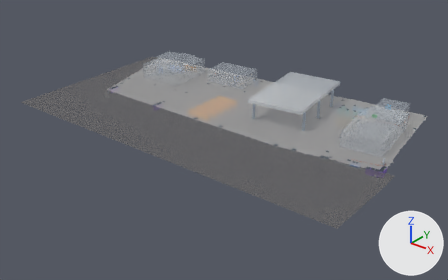
The glTF model portal-proposal/public/sites/models/0589.glb: old version first, new version second.
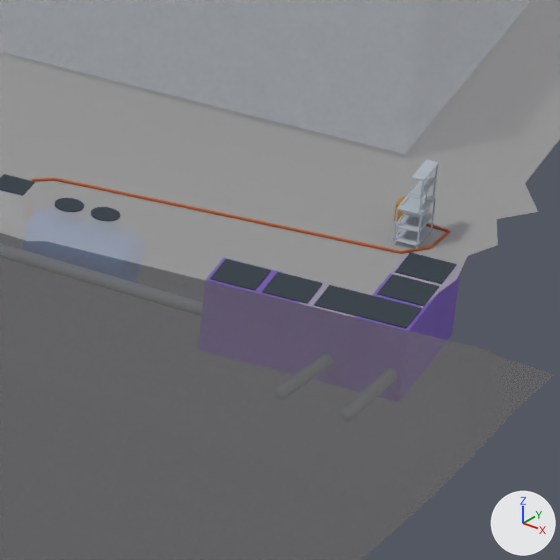
The first picture shows the older version from a 50 mm camera at (105.5, -145.7, 74.7) aimed at (0.1, -13.9, -7.0). The close-ups show the older and then the newer version on the part from 78% to 88% of the width and 52% to 69% of the height of that picture. Only the edits that show in the close-ups are written down. Lighting does not change. The marker at lower right points along +X, +Y and +Z. Where no turn or scale is listed for an object, it has been applied to the vertices. Vertices at exactly the same position are counted once.

Before the edit, the objects in view are built like this:
```python
ob_2__pvc_pipe_from_the_shop_sink_to_the_sump_at_wtt_4 = bpy.data.objects.new('2" PVC pipe from the shop sink to the sump at WTT-4', me_mesh_50)
ob_2__pvc_pipe_from_the_shop_sink_to_the_sump_at_wtt_4.location = (0.0, 0.0, 0.0)
ob_oil_trap_1__east_outfall__along_the_road = bpy.data.objects.new('Oil trap 1 (east outfall, along the road)', me_mesh_128)
ob_oil_trap_1__east_outfall__along_the_road.location = (0.0, 0.0, 0.0)
ob_shop_sink = bpy.data.objects.new('Shop sink', me_mesh_48)
ob_shop_sink.location = (0.0, 0.0, 0.0)
ob_steel_grating_003 = bpy.data.objects.new('Steel grating.003', me_mesh_129)
ob_steel_grating_003.location = (0.0, 0.0, 0.0)
ob_steel_grating_004 = bpy.data.objects.new('Steel grating.004', me_mesh_130)
ob_steel_grating_004.location = (0.0, 0.0, 0.0)
ob_steel_grating_005 = bpy.data.objects.new('Steel grating.005', me_mesh_131)
ob_steel_grating_005.location = (0.0, 0.0, 0.0)
# also in view: 'Steel grating.008' at (51.3, -13.9, 1.0); 'Oil trap 2 (east outfall, along the east boundary)' at (51.4, -15.1, 0.1); 'Highway 4024 and entrances' at (-1.5, -14.9, 0.5); 'Steel grating.007' at (51.4, -15.1, 1.0); 'Forecourt and paving' at (-0.3, 1.1, 1.0)
```
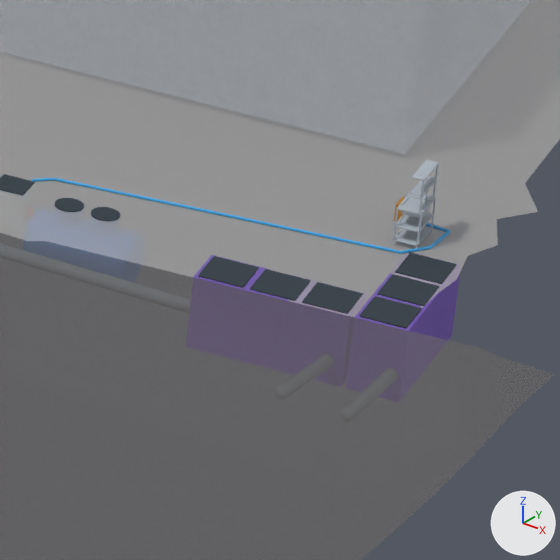
Changed parts and their boxes [x1, y1, x2, y2] in the close-ups (560 x 560 px):
'Steel grating.004', moved: before [262, 272, 323, 304]; after [250, 269, 311, 301]
'Steel grating.003', moved: before [210, 259, 271, 291]; after [198, 256, 259, 288]
'Steel grating.005', moved: before [314, 285, 375, 316]; after [302, 282, 363, 314]
'2" PVC pipe from the shop sink to the sump at WTT-4', recoloured: [31, 178, 451, 254] in both
'Oil trap 1 (east outfall, along the road)', moved: before [205, 258, 300, 304]; after [193, 255, 288, 301]

Diff of the bpy script that builds the scene:
```diff
--- a/portal-proposal/public/sites/models/0589.glb.py
+++ b/portal-proposal/public/sites/models/0589.glb.py
@@ mat_pvcabove @@
+mat_pvcabove = principled_material('pvcAbove')
+mat_pvcabove.base_color = (0.0482, 0.397, 0.791)  # blue #3ea9e6
+mat_pvcabove.roughness = 0.85
@@ me_mesh_50 @@
 me_mesh_50.from_pydata(...)  # 987 vertices, 1660 faces; spans x 42.67..50.98, y -15.78..-12.12, z 0.43..1.02
-me_mesh_50.materials.append(mat_sewerraw)  # orange #b4531a
+me_mesh_50.materials.append(mat_pvcabove)  # blue #3ea9e6
@@ me_mesh_128 @@
 # used by ob_oil_trap_1__east_outfall__along_the_road; location = (0.0, 0.0, 0.0)
-me_mesh_128.from_pydata(...)  # 8 vertices, 12 faces; spans x 47.68..51.2, y -17.28..-15.66, z -0.77..0.92
+me_mesh_128.from_pydata(...)  # 8 vertices, 12 faces; spans x 47.42..50.94, y -17.32..-15.7, z -0.77..0.92
+# me_mesh_128 part 1: the whole mesh is moved by (-0.26, -0.04, 0.0)
 me_mesh_128.materials.append(mat_oiltrap)
@@ me_mesh_129 @@
 # used by ob_steel_grating_003; location = (0.0, 0.0, 0.0)
-me_mesh_129.from_pydata(...)  # 8 vertices, 12 faces; spans x 47.761..48.874, y -17.194..-16.058, z 0.92..0.95
+me_mesh_129.from_pydata(...)  # 8 vertices, 12 faces; spans x 47.501..48.614, y -17.234..-16.098, z 0.919..0.949
+# me_mesh_129 part 2: the whole mesh is moved by (-0.26, -0.04, -0.002)
 me_mesh_129.materials.append(mat_cover)
@@ me_mesh_130 @@
 # used by ob_steel_grating_004; location = (0.0, 0.0, 0.0)
-me_mesh_130.from_pydata(...)  # 8 vertices, 12 faces; spans x 48.884..49.996, y -17.038..-15.902, z 0.92..0.95
+me_mesh_130.from_pydata(...)  # 8 vertices, 12 faces; spans x 48.624..49.736, y -17.078..-15.942, z 0.919..0.949
+# me_mesh_130 part 3: the whole mesh is moved by (-0.26, -0.04, -0.002)
 me_mesh_130.materials.append(mat_cover)
@@ me_mesh_131 @@
 # used by ob_steel_grating_005; location = (0.0, 0.0, 0.0)
-me_mesh_131.from_pydata(...)  # 8 vertices, 12 faces; spans x 50.006..51.119, y -16.882..-15.746, z 0.92..0.95
+me_mesh_131.from_pydata(...)  # 8 vertices, 12 faces; spans x 49.746..50.859, y -16.922..-15.786, z 0.919..0.949
+# me_mesh_131 part 4: the whole mesh is moved by (-0.26, -0.04, -0.002)
 me_mesh_131.materials.append(mat_cover)
```
